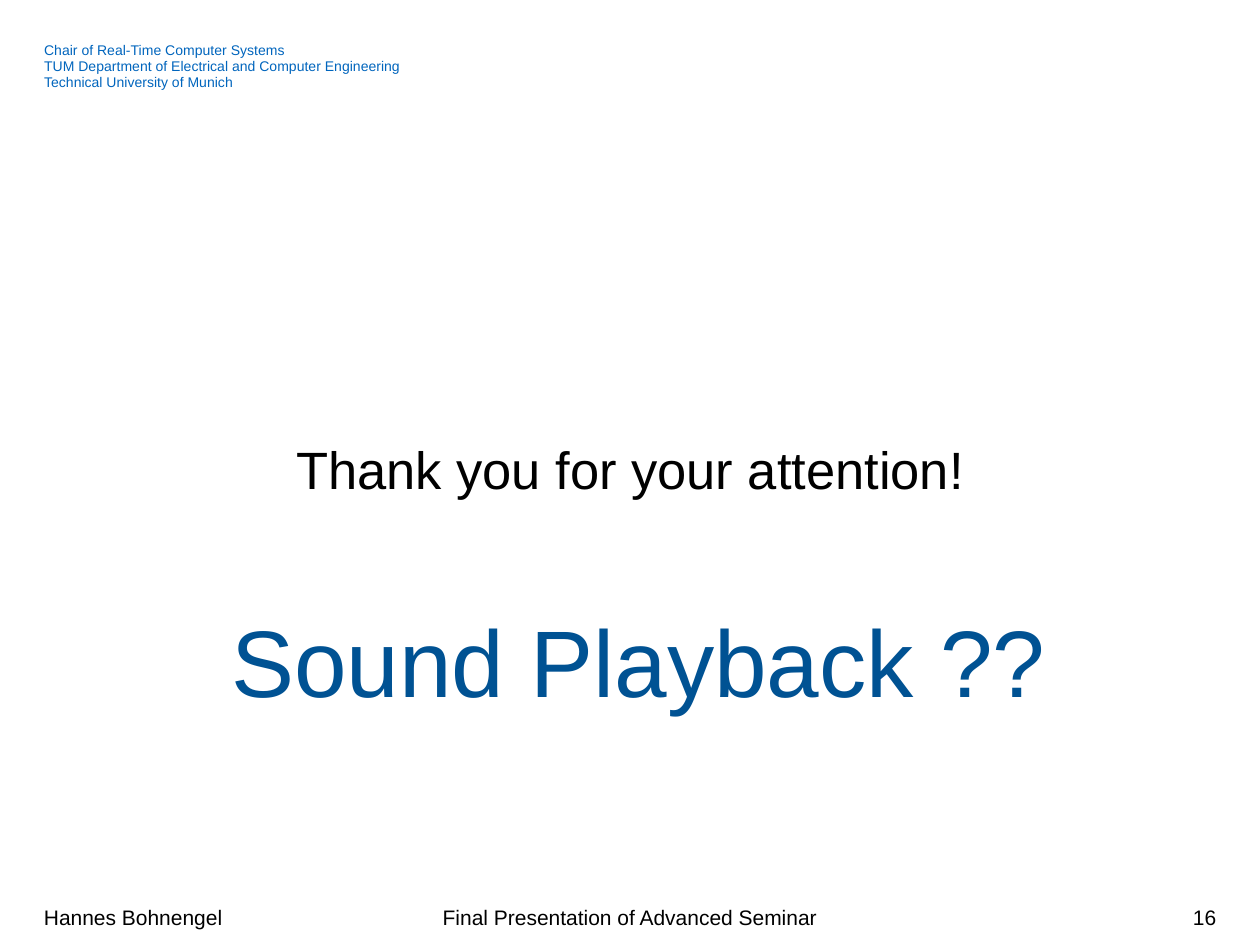
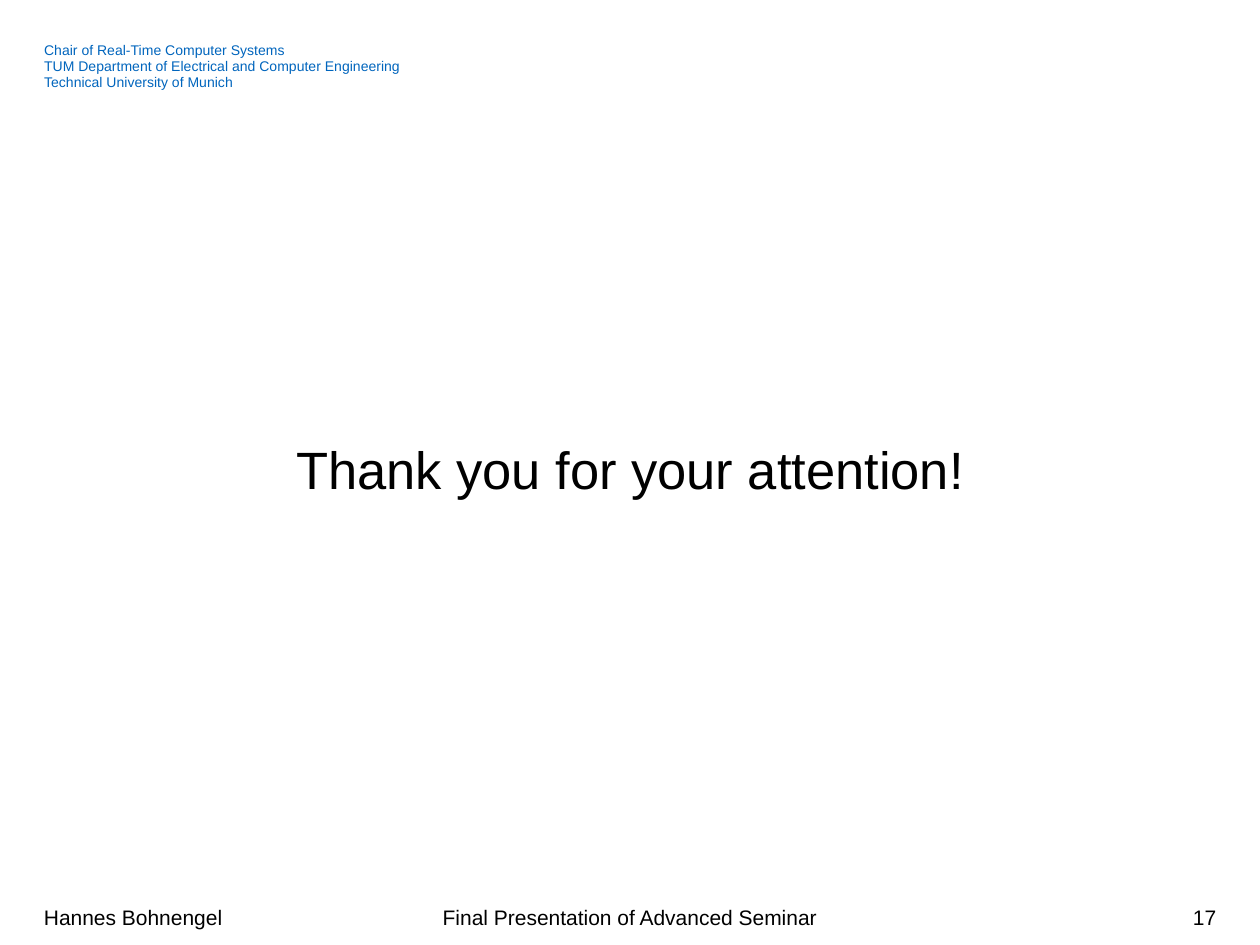
Before and after one commit to hannesb0/deeplearning, a slide deck: slide 17 of pres/Final_Presentation_V02.pptx (slide 16 before the commit). Drawn at 1260x945 pixels with LibreOffice and Linux fonts; fonts in the diff are those of the drawing; background and template pictures are left out. Boxes give left, top, right and bottom in pixels: in the first picture for what was removed or moved away, otherwise in the second. Text is boxed around its words. In the diff, an @@ line names an element or a change of style, - is before the commit and + after.

```diff
--- a/pres/Final_Presentation_V02.pptx
+++ b/pres/Final_Presentation_V02.pptx
@@ text removed at <box>231,628,914,714</box> @@
-Sound Playback ??
@@ page number at <box>1193,910,1216,925</box>: text changed @@
-16
+17
```
Also in this commit, not shown: 7 other slides changed, 2 slides added, 4 other files.
